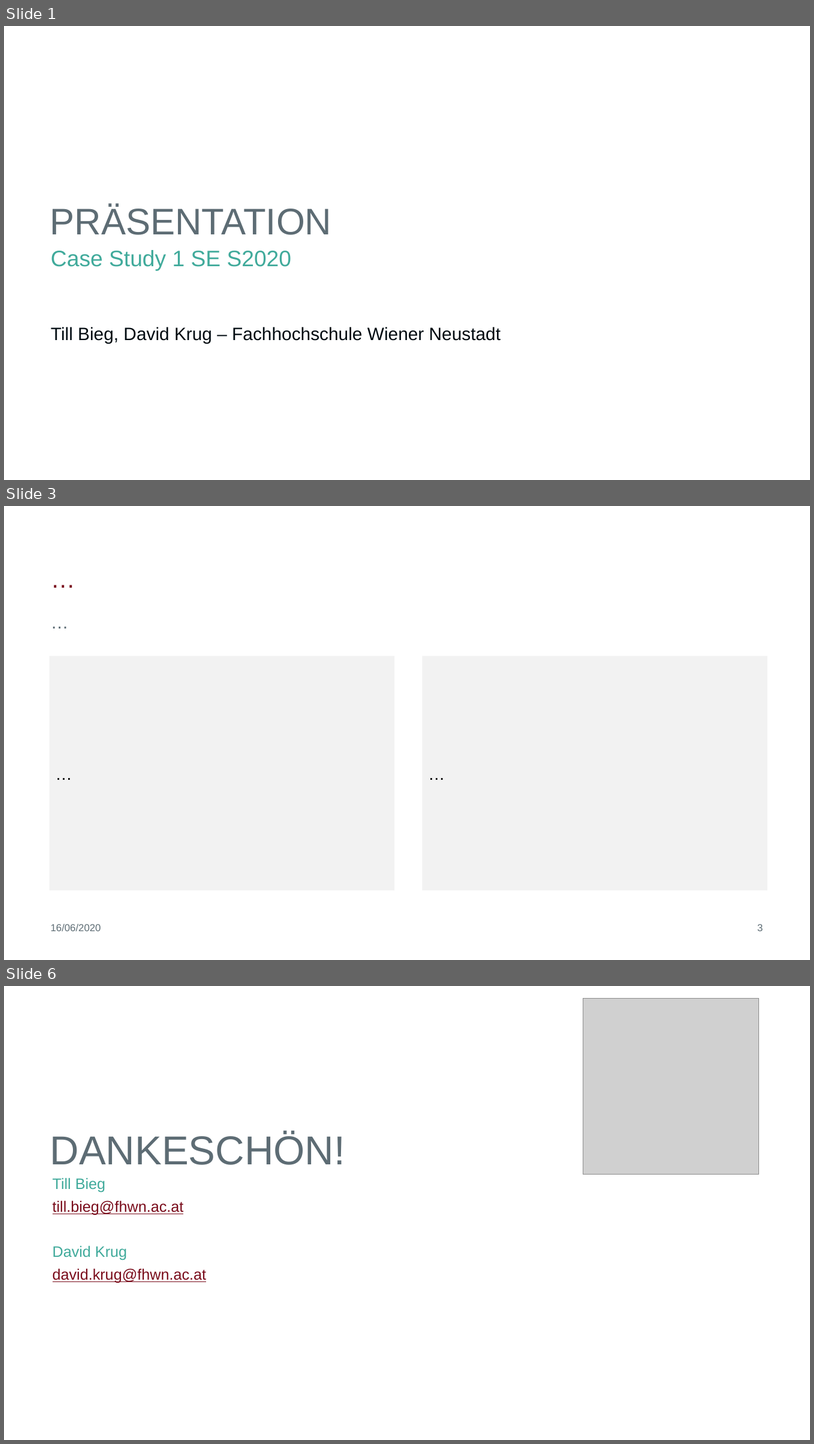
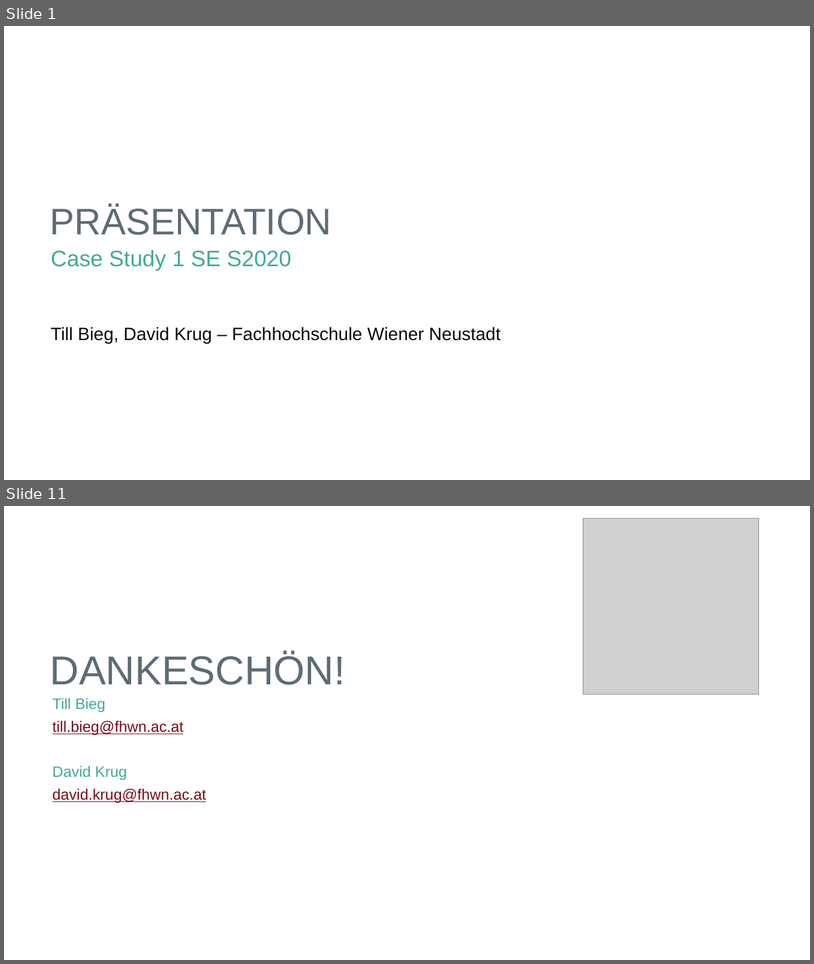
Before and after one commit to biegt/auditing_case_study, a slide deck: 04_output/Präsentation_Case_Study_1_Bieg_Krug.pptx. Shown one above the other, each under a label of ours: slides 1, 3 and 6 before the commit, slides 1 and 11 after it; the slides between them are not shown. The pictures are 814x1444 and 814x964 pixels, drawn with LibreOffice and Linux fonts; fonts in the diff are those of the drawing; grey boxes stand for pictures; background and template pictures are left out. Boxes give left, top, right and bottom in pixels: in the first picture for what was removed or moved away, otherwise in the second. Text is boxed around its words. In the diff, an @@ line names an element or a change of style, - is before the commit and + after.

```diff
--- a/04_output/Präsentation_Case_Study_1_Bieg_Krug.pptx
+++ b/04_output/Präsentation_Case_Study_1_Bieg_Krug.pptx
@@ slide 3 removed at (4, 506, 810, 960), background #FFFFFF @@
@@ title removed at (51, 529, 604, 593) @@
-…
@@ subtitle removed at (51, 610, 763, 630) @@
-…
@@ rectangle removed at (50, 656, 395, 891) @@
-…
@@ rectangle removed at (423, 656, 768, 891) @@
-  …
@@ text removed at (51, 924, 101, 931) @@
-16/06/2020
@@ page number removed at (758, 924, 763, 931) @@
-3
@@ what was slide 6 is now slide 11 @@
```
Also in this commit, not shown: 1 slide changed, 8 slides added, 2 other slides removed.
